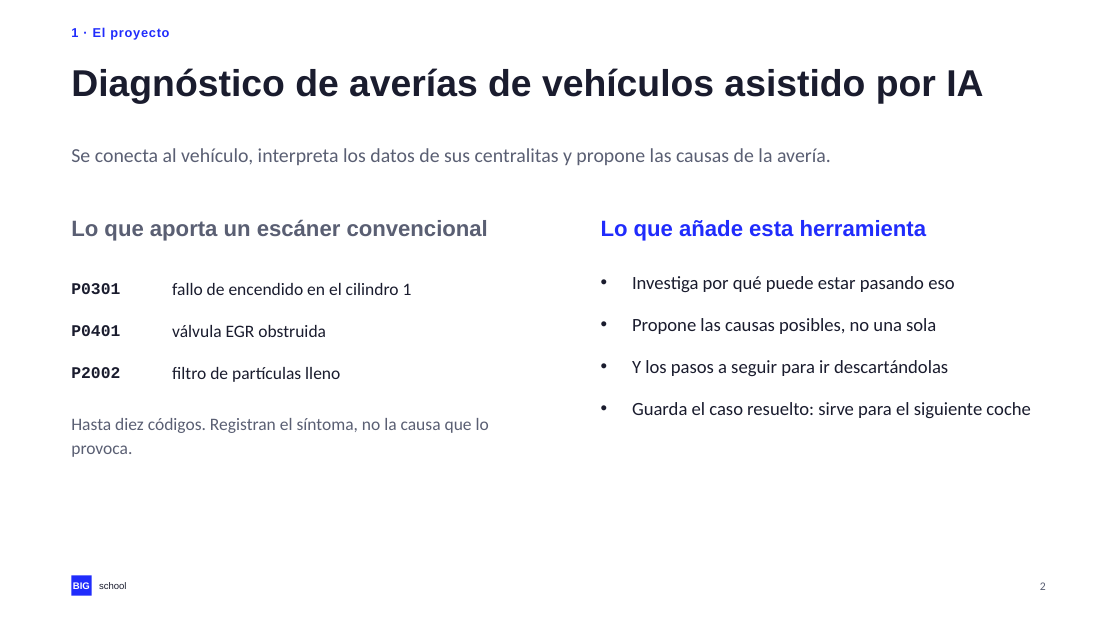
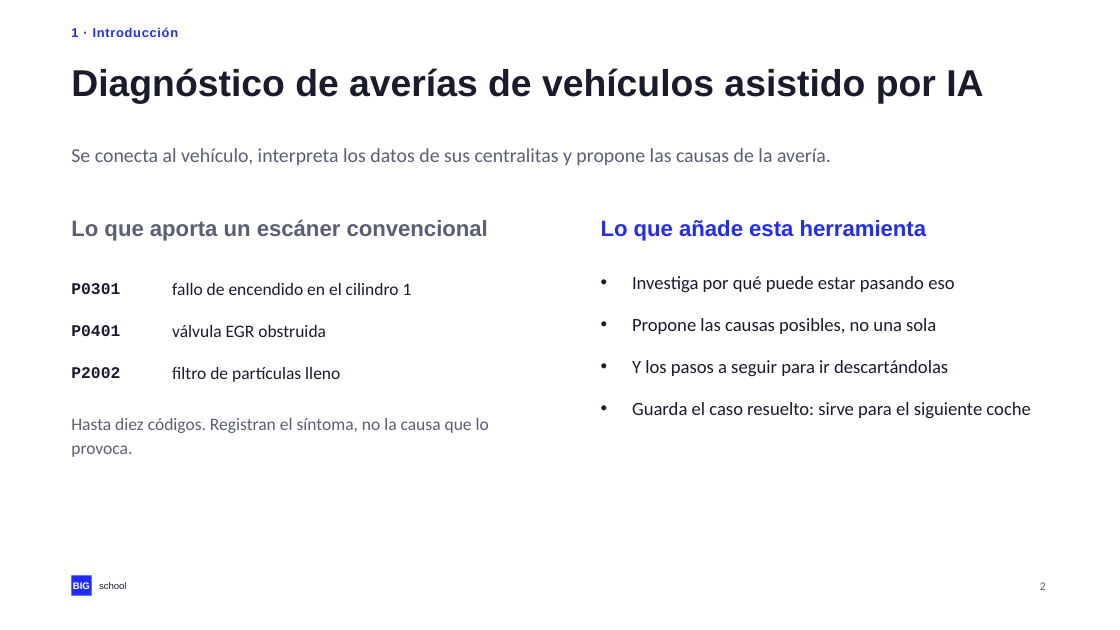
Before and after one commit to NovilloQuinta/intelligent-automotive-diagnostics, a slide deck: slide 2 of docs/presentacion/tfm-intelligent-automotive-diagnostics.pptx. Drawn at 1120x630 pixels with LibreOffice and Linux fonts; fonts in the diff are those of the drawing. Boxes give left, top, right and bottom in pixels: in the first picture for what was removed or moved away, otherwise in the second. Text is boxed around its words. In the diff, an @@ line names an element or a change of style, - is before the commit and + after.

```diff
--- a/docs/presentacion/tfm-intelligent-automotive-diagnostics.pptx
+++ b/docs/presentacion/tfm-intelligent-automotive-diagnostics.pptx
@@ text at bbox=[71, 27, 178, 37]: text changed @@
-1 · El proyecto
+1 · Introducción
```
Also in this commit, not shown: 17 other slides changed, 3 other files.
